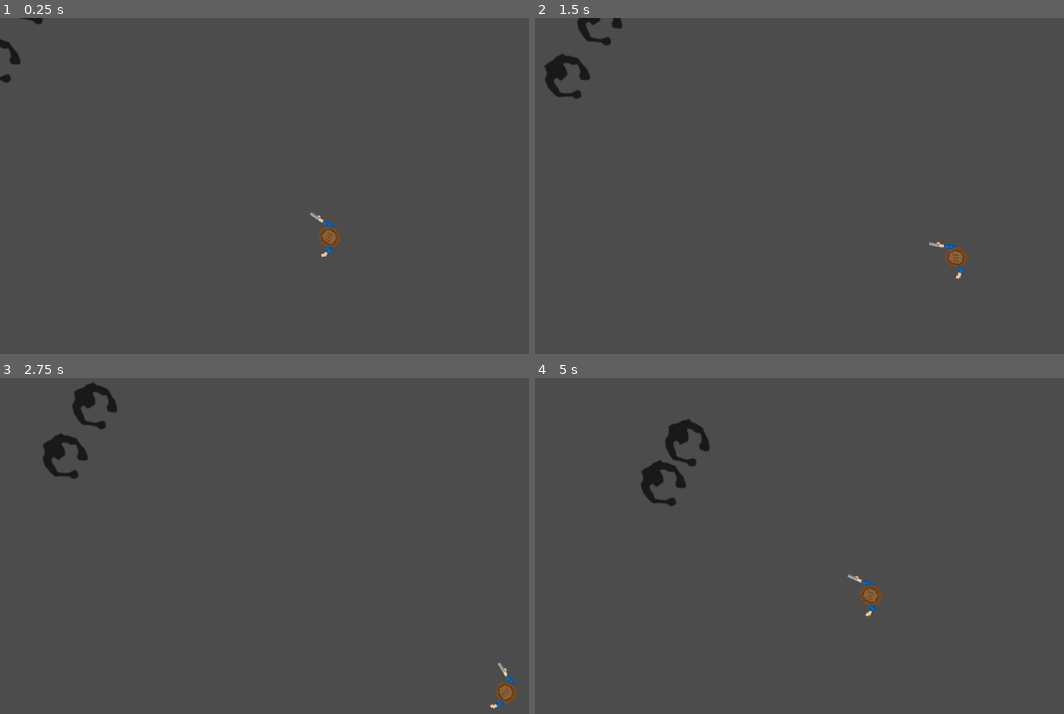
Above: before the commit, frames 1-4 (two rows, left to right).
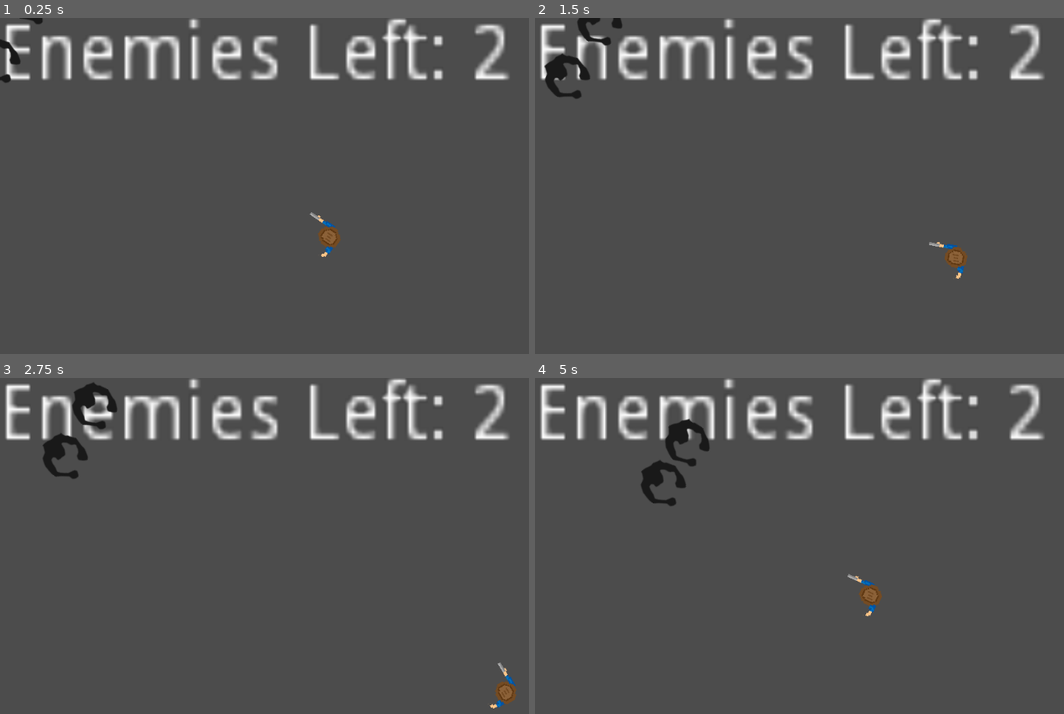
Above: after the commit, the same moments.

Repository: d01000100/rocking_lizard_fandango
Game: Godot game, scene res://World.tscn
The game is run twice, just before and just after one commit, with the same random seed, the same clock (stepped at 60 frames per second) and the same inputs.
Inputs (mouse positions are in pixels of both pictures, inside the frame that each line leads up to):
- Up to frame 1 (0.25 s): no input
- Up to frame 2 (1.5 s): move the mouse to (984, 182) at 0.52 s; hold D (move_right) 0.53-1.28 s; click (984, 182) at 0.6 s; move the mouse to (725, 219) at 1.27 s; hold S (move_down) from 1.28 s (still down); click (725, 219) at 1.35 s
- Up to frame 3 (2.75 s): move the mouse to (375, 482) at 2.02 s; release S (move_down) at 2.03 s; hold D (move_right) from 2.03 s (still down); click (375, 482) at 2.1 s
- Up to frame 4 (5 s): move the mouse to (815, 633) at 2.77 s; release D (move_right) at 2.78 s; hold W (move_up) 2.78-3.53 s; click (815, 633) at 2.85 s; move the mouse to (1037, 616) at 3.52 s; hold A (move_left) from 3.53 s (still down); click (1037, 616) at 3.6 s; move the mouse to (661, 505) at 4.27 s; click (661, 505) at 4.35 s

The runs differ from the first frame. In frame 1, 5.9% of the frame differs, in the area x 1-97%, y 0-19%; in frame 2, 5.8%; in frame 3, 5.8%; in frame 4, 5.9%.

Commit message:
Adds an enemy counter.

Diff:
--- /dev/null
+++ b/EnemiesLeft.gd
@@ -0,0 +1,20 @@
+extends Label
+
+# Declare member variables here. Examples:
+# var a = 2
+# var b = "text"
+
+# Called when the node enters the scene tree for the first time.
+# "Constructor"
+func _ready():
+	pass # Replace with function body.
+
+# "Observer". Has a global access to the scene and
+# gets information of the whole scene
+func countZombies():
+	var enemies = get_tree().get_nodes_in_group("zombies")
+	return enemies.size()
+
+# Called every frame. 'delta' is the elapsed time since the previous frame.
+func _process(delta):
+	set_text("Enemies Left: " + str(countZombies()))
--- a/World.tscn
+++ b/World.tscn
@@ -1,7 +1,8 @@
-[gd_scene load_steps=3 format=2]
+[gd_scene load_steps=4 format=2]
 
 [ext_resource path="res://EnemyFactory.gd" type="Script" id=1]
 [ext_resource path="res://Player.tscn" type="PackedScene" id=2]
+[ext_resource path="res://EnemiesLeft.gd" type="Script" id=3]
 
 [node name="World" type="Node2D"]
 script = ExtResource( 1 )
@@ -10,3 +11,9 @@
 position = Vector2( 522.331, 356.558 )
 rotation = -1.02778
 scale = Vector2( 0.801076, 0.801076 )
+
+[node name="EnemiesLeft" type="Label" parent="."]
+margin_right = 40.0
+margin_bottom = 14.0
+rect_scale = Vector2( 8.407, 9.30442 )
+script = ExtResource( 3 )
